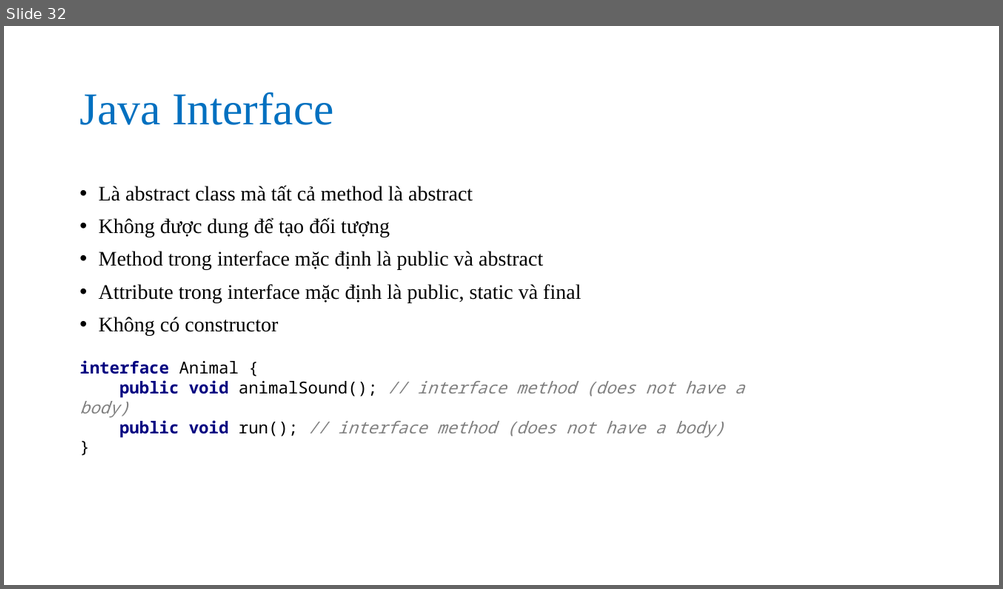
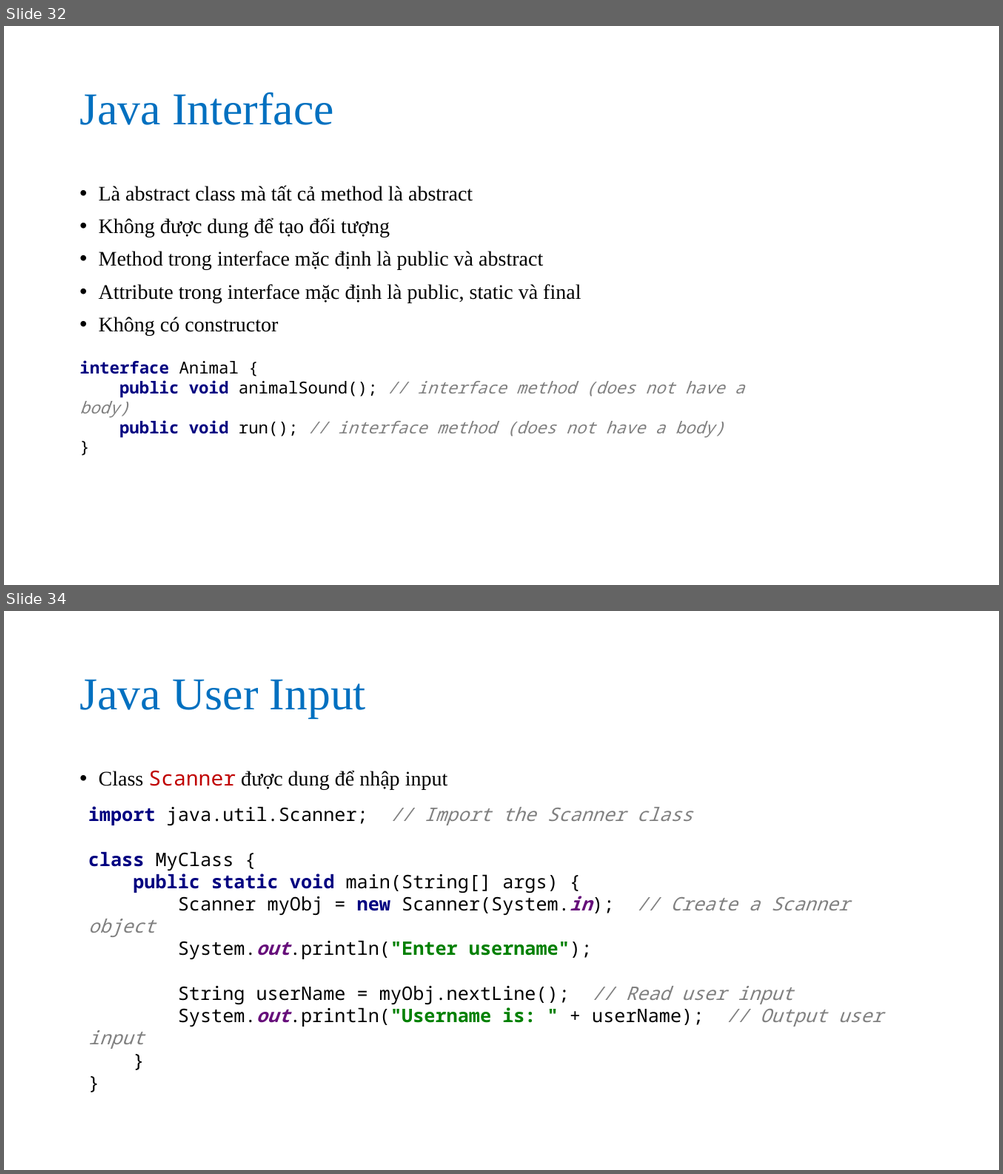
Before and after one commit to nguyenvanson332000/19jsp06, a slide deck: slides/java_core/java_oop.pptx. Shown one above the other, each under a label of ours: slide 32 before the commit, slides 32 and 34 after it; the slides between them are not shown. The pictures are 1003x589 and 1003x1174 pixels, drawn with LibreOffice and Linux fonts; fonts in the diff are those of the drawing. Boxes give left, top, right and bottom in pixels: in the first picture for what was removed or moved away, otherwise in the second. Text is boxed around its words. In the diff, an @@ line names an element or a change of style, - is before the commit and + after.

Commit message:
Java oop 3

```diff
--- a/slides/java_core/java_oop.pptx
+++ b/slides/java_core/java_oop.pptx
@@ slide 34 added at (4,611,999,1170), background #FFFFFF @@
@@ title added at (79,679,366,718), 44 pt, text #0070C0 @@
+Java User Input
@@ text added at (99,770,448,790), 20 pt, text #000000 @@
+• Class Scanner được dung để nhập input
@@ text added at (88,806,882,1027), 18 pt, text #000000 @@
+import java.util.Scanner; // Import the Scanner class
+class MyClass {
+public static void main(String[] args) {
+Scanner myObj = new Scanner(System.in); // Create a Scanner object
+System.out.println("Enter username");
+String userName = myObj.nextLine(); // Read user input
+System.out.println("Username is: " + userName); // Output user input
+}
+}
```
Also in this commit, not shown: 9 other slides added, 1 other file.
